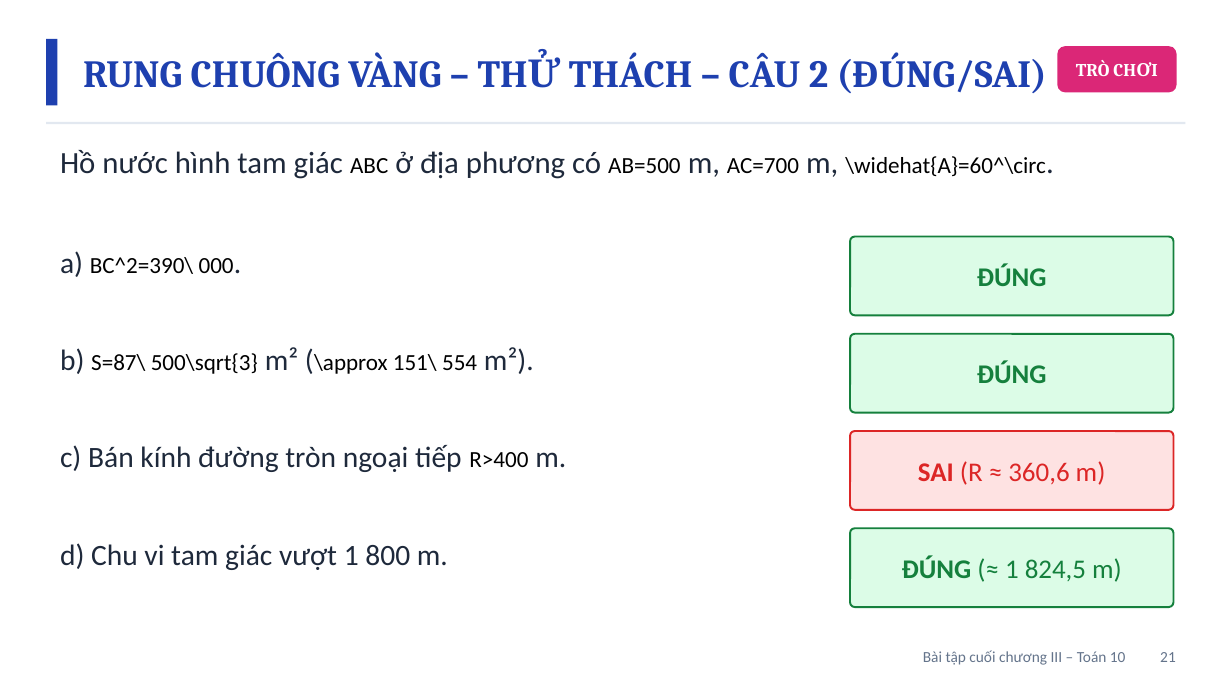
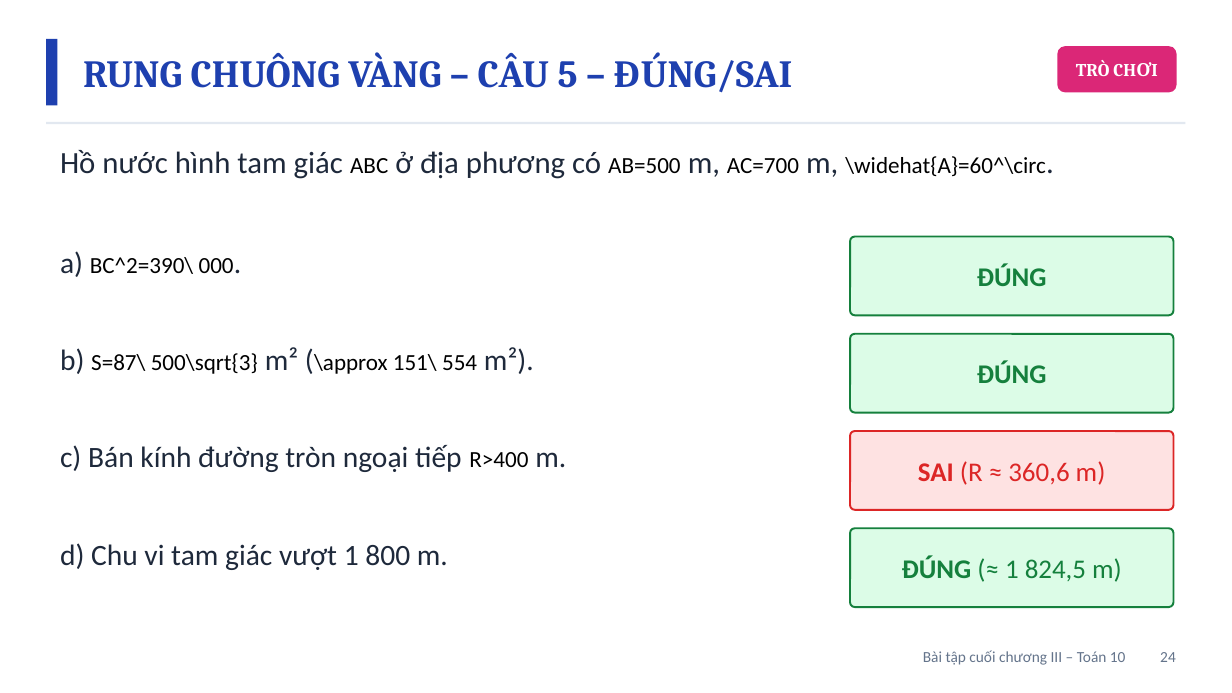
Before and after one commit to Trangtu66/Taode_thi_online, a slide deck: slide 24 of mon/toan/slide/lop10/BaiGiangDienTu_TOAN10_BaiTapCuoiChuong3_T22.pptx (slide 21 before the commit). Drawn at 1232x693 pixels with LibreOffice and Linux fonts; fonts in the diff are those of the drawing. Boxes give left, top, right and bottom in pixels: in the first picture for what was removed or moved away, otherwise in the second. Text is boxed around its words. In the diff, an @@ line names an element or a change of style, - is before the commit and + after.

```diff
--- a/mon/toan/slide/lop10/BaiGiangDienTu_TOAN10_BaiTapCuoiChuong3_T22.pptx
+++ b/mon/toan/slide/lop10/BaiGiangDienTu_TOAN10_BaiTapCuoiChuong3_T22.pptx
@@ text at [83,52,793,93]: text changed @@
-RUNG CHUÔNG VÀNG – THỬ THÁCH – CÂU 2 (ĐÚNG/SAI)
+RUNG CHUÔNG VÀNG – CÂU 5 – ĐÚNG/SAI
@@ text at [923,650,1176,665]: text changed @@
-Bài tập cuối chương III – Toán 10 21
+Bài tập cuối chương III – Toán 10 24
```
Also in this commit, not shown: 5 other slides changed, 6 slides added, 2 other files.
